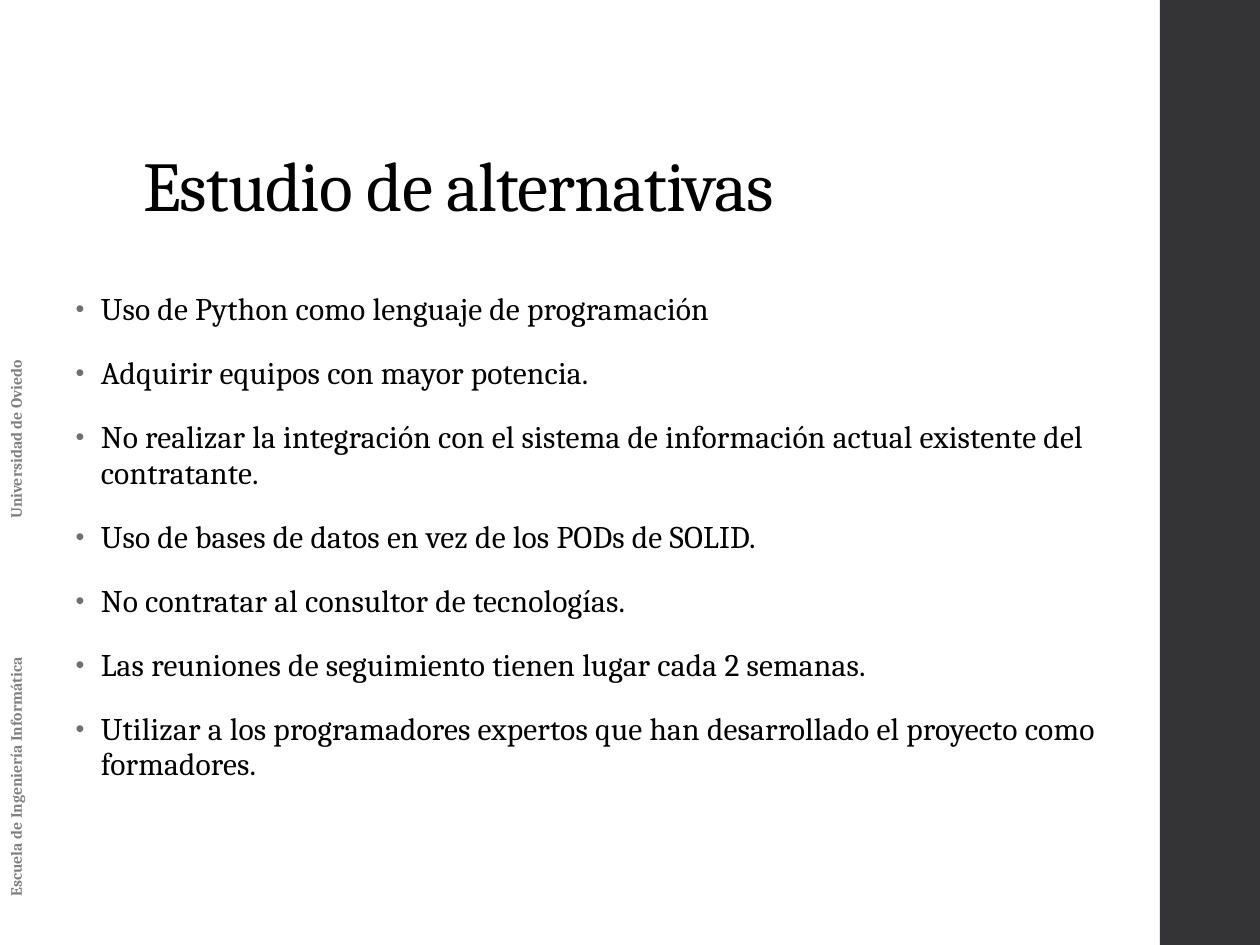
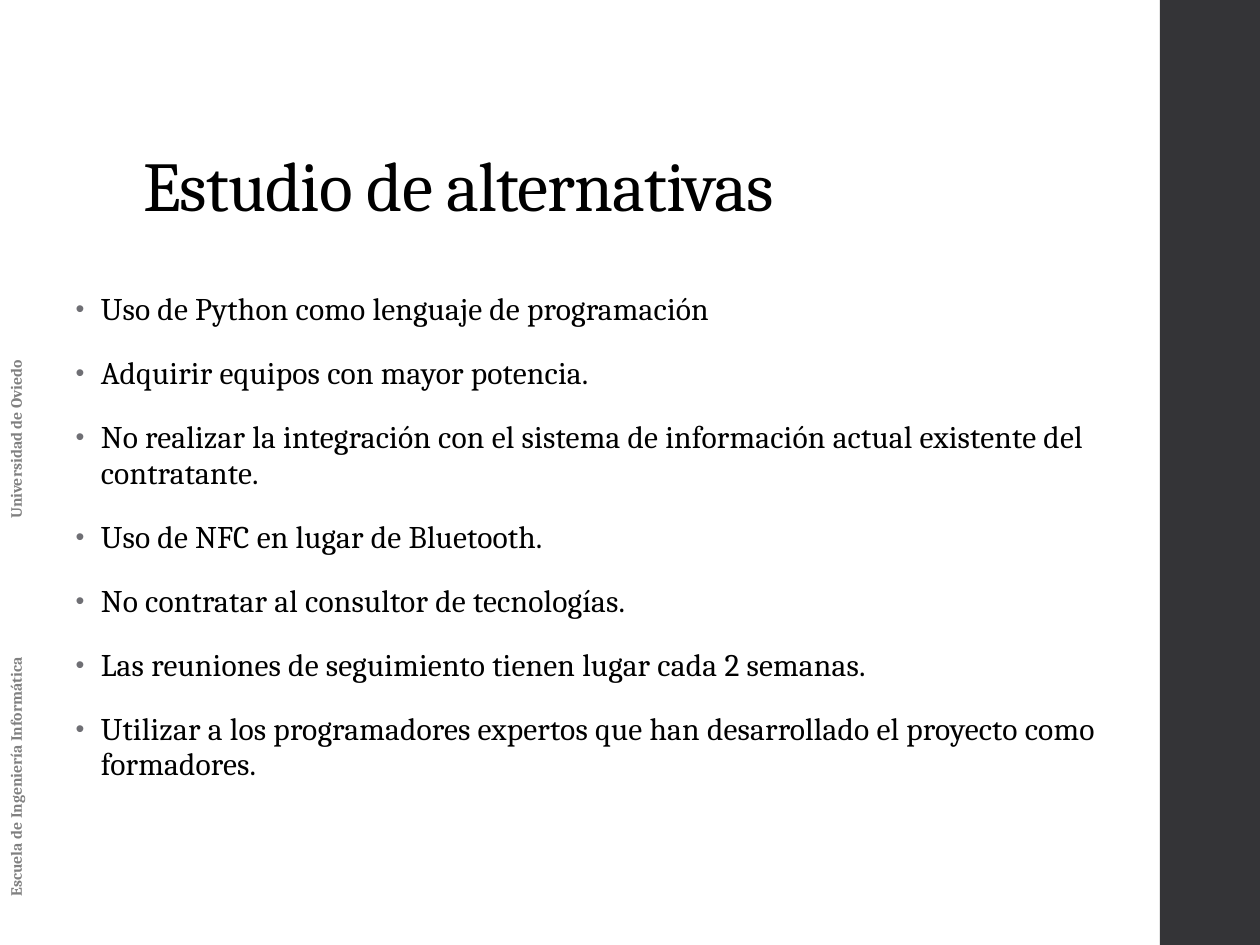
Before and after one commit to alexl0/tfg, a slide deck: slide 30 of Documentation/Archivos adjuntos/Planificacion del proyecto.pptx (slide 31 before the commit). Drawn at 1260x945 pixels with LibreOffice and Linux fonts; fonts in the diff are those of the drawing. Boxes give left, top, right and bottom in pixels: in the first picture for what was removed or moved away, otherwise in the second. Text is boxed around its words. In the diff, an @@ line names an element or a change of style, - is before the commit and + after.

```diff
--- a/Documentation/Archivos adjuntos/Planificacion del proyecto.pptx
+++ b/Documentation/Archivos adjuntos/Planificacion del proyecto.pptx
@@ text at (101, 526, 543, 555): text changed @@
-• Uso de bases de datos en vez de los PODs de SOLID.
+• Uso de NFC en lugar de Bluetooth.
```
Also in this commit, not shown: 16 other slides changed, 2 slides removed.
